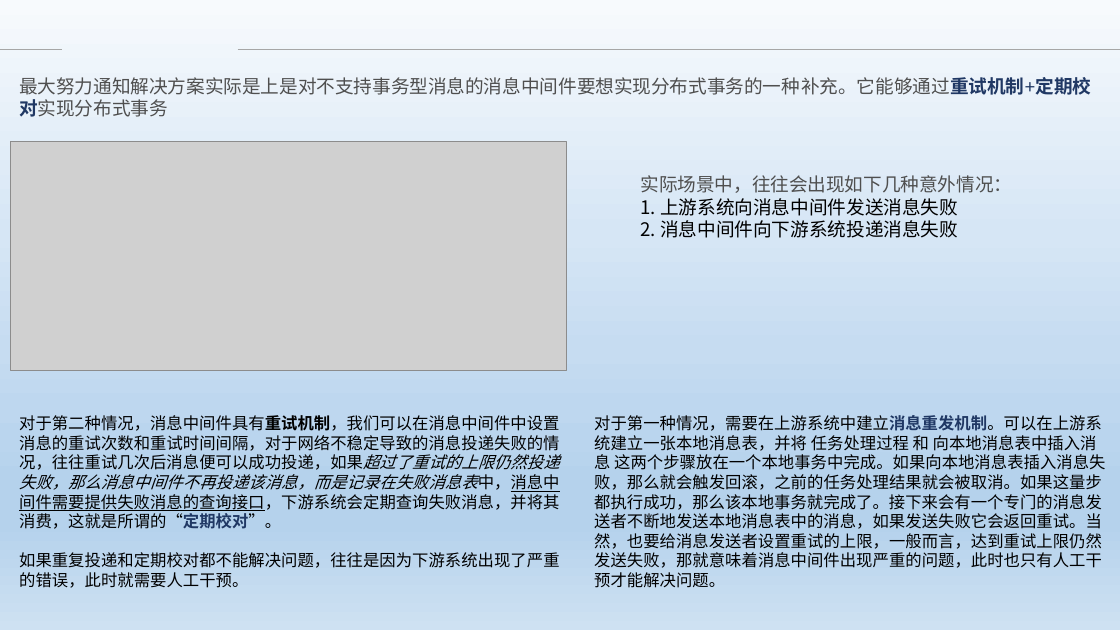
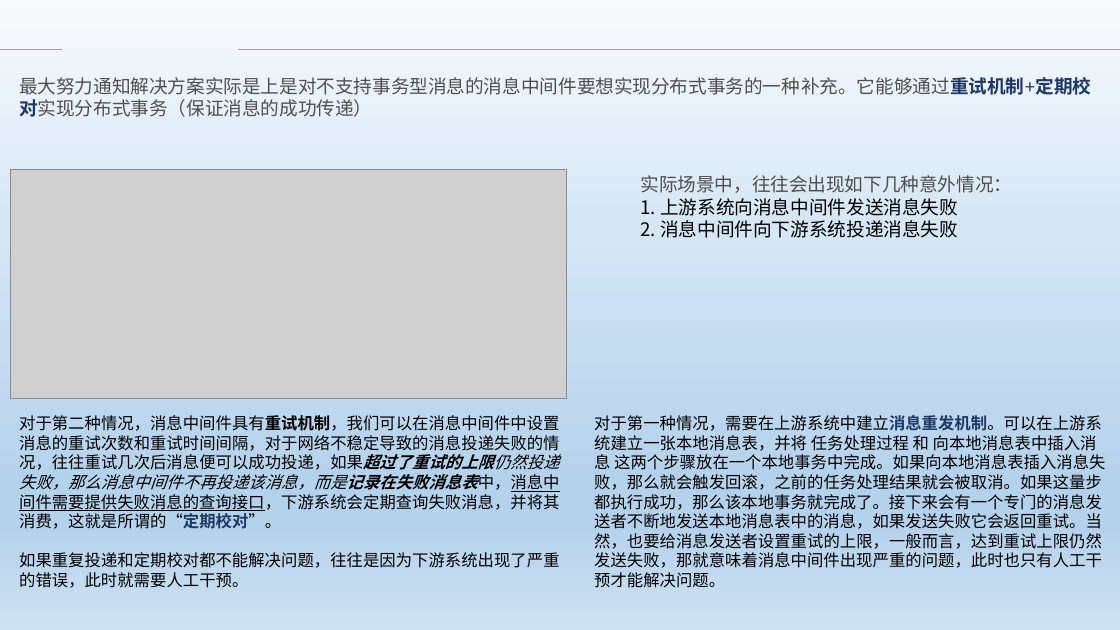
Before and after one commit to Heffie199/zhao_Note, a slide deck: slide 11 of 分布式事务的解决方案 .pptx. Drawn at 1120x630 pixels with LibreOffice and Linux fonts; fonts in the diff are those of the drawing; grey boxes stand for pictures; background and template pictures are left out. Boxes give left, top, right and bottom in pixels: in the first picture for what was removed or moved away, otherwise in the second. Text is boxed around its words. In the diff, an @@ line names an element or a change of style, - is before the commit and + after.

```diff
--- a/分布式事务的解决方案 .pptx
+++ b/分布式事务的解决方案 .pptx
@@ text at (19,77,1091,117): text changed @@
-最大努力通知解决方案实际是上是对不支持事务型消息的消息中间件要想实现分布式事务的一种补充。它能够通过重试机制+定期校对实现分布式事务
+最大努力通知解决方案实际是上是对不支持事务型消息的消息中间件要想实现分布式事务的一种补充。它能够通过重试机制+定期校对实现分布式事务（保证消息的成功传递）
@@ picture: place and size @@
-picture at (11,142,566,371)
+picture at (11,169,566,398)
@@ text at (19,415,560,529): bold on in "对于第二种情况，消息中间件具有重试机制，我们可以在消息中间件中设置消息的重试次数和重试时间间隔，对于网络不稳定导致的消息 ..." @@
```
Also in this commit, not shown: 11 other slides changed, 1 slide removed.
